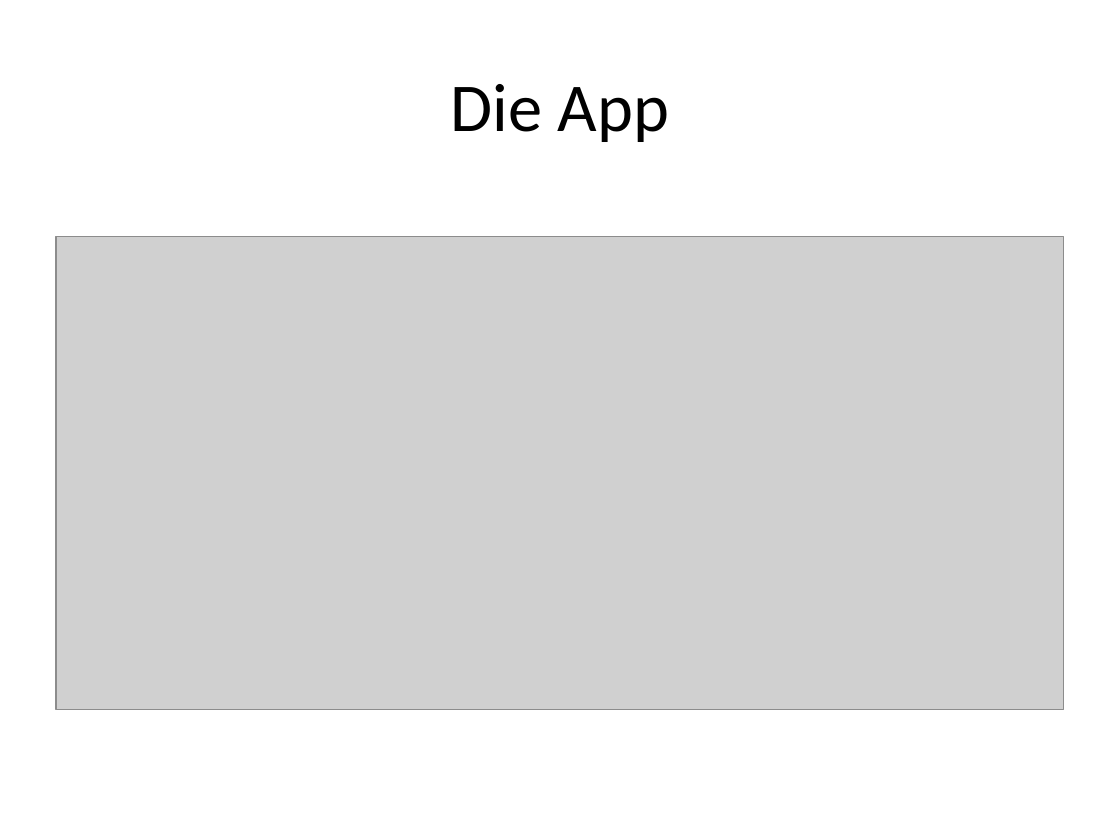
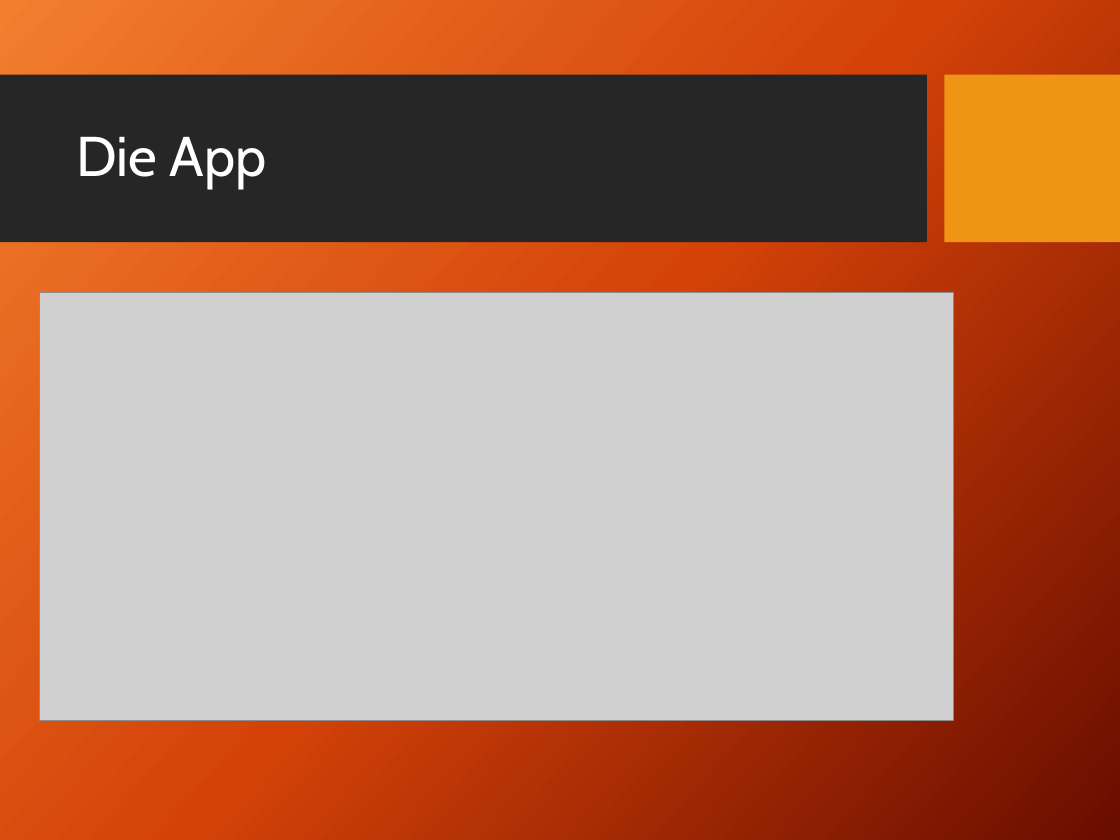
Before and after one commit to michiwieland/businessplan, a slide deck: slide 7 of presentation/BuPl_concept-presentation-GitFit.pptx. Drawn at 1120x840 pixels with LibreOffice and Linux fonts; fonts in the diff are those of the drawing; grey boxes stand for pictures; background and template pictures are left out. Boxes give left, top, right and bottom in pixels: in the first picture for what was removed or moved away, otherwise in the second. Text is boxed around its words. In the diff, an @@ line names an element or a change of style, - is before the commit and + after.

Commit message:
presentation: layout updated, transparent image background

```diff
--- a/presentation/BuPl_concept-presentation-GitFit.pptx
+++ b/presentation/BuPl_concept-presentation-GitFit.pptx
@@ background #FFFFFF to picture (left out) @@
@@ rectangle added at <box>0,75,927,243</box>, fill #262626 @@
@@ rectangle added at <box>944,75,1120,243</box>, fill #F09415 @@
@@ title "Die App": place and size @@
-title "Die App" at <box>450,84,669,142</box>
+title "Die App" at <box>76,136,267,189</box>
@@ title "Die App" at <box>76,136,267,189</box>: size 44 to 36 pt, font Calibri to Cabin, text colour #000000 to #FFFFFF; alignment centre to left; line spacing 1 to 0.9 @@
@@ picture: place and size @@
-picture at <box>56,236,1064,709</box>
+picture at <box>40,292,954,720</box>
```
Also in this commit, not shown: 9 other slides changed, 5 other files.
